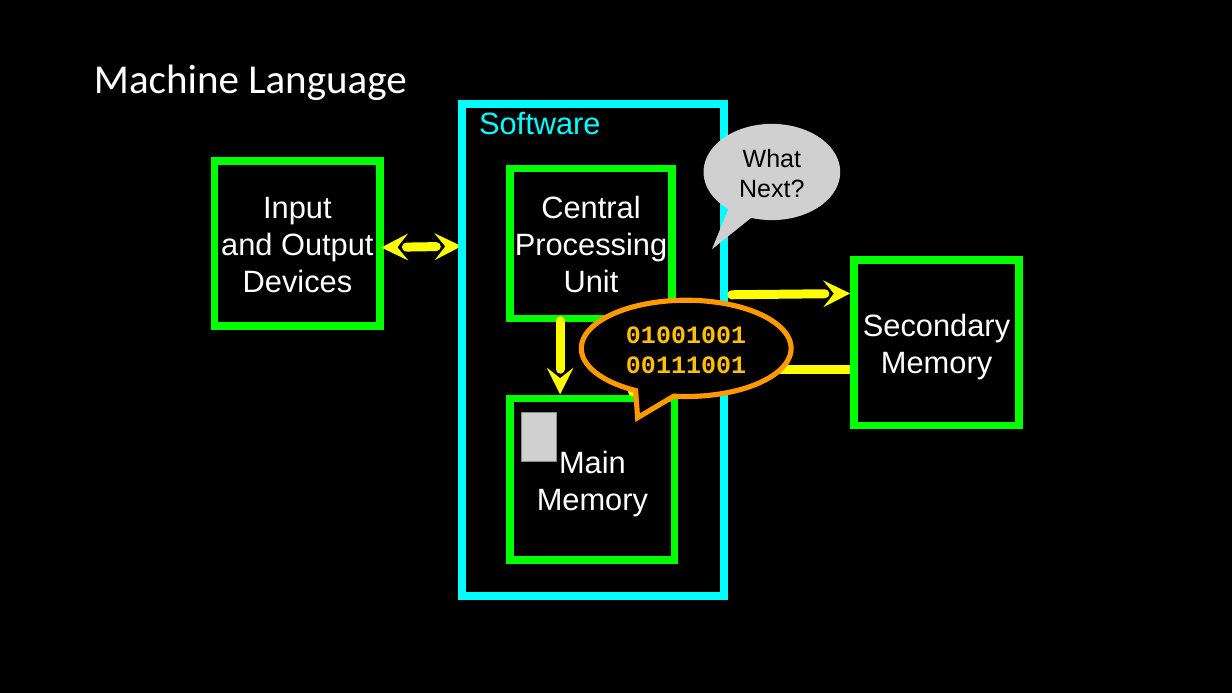
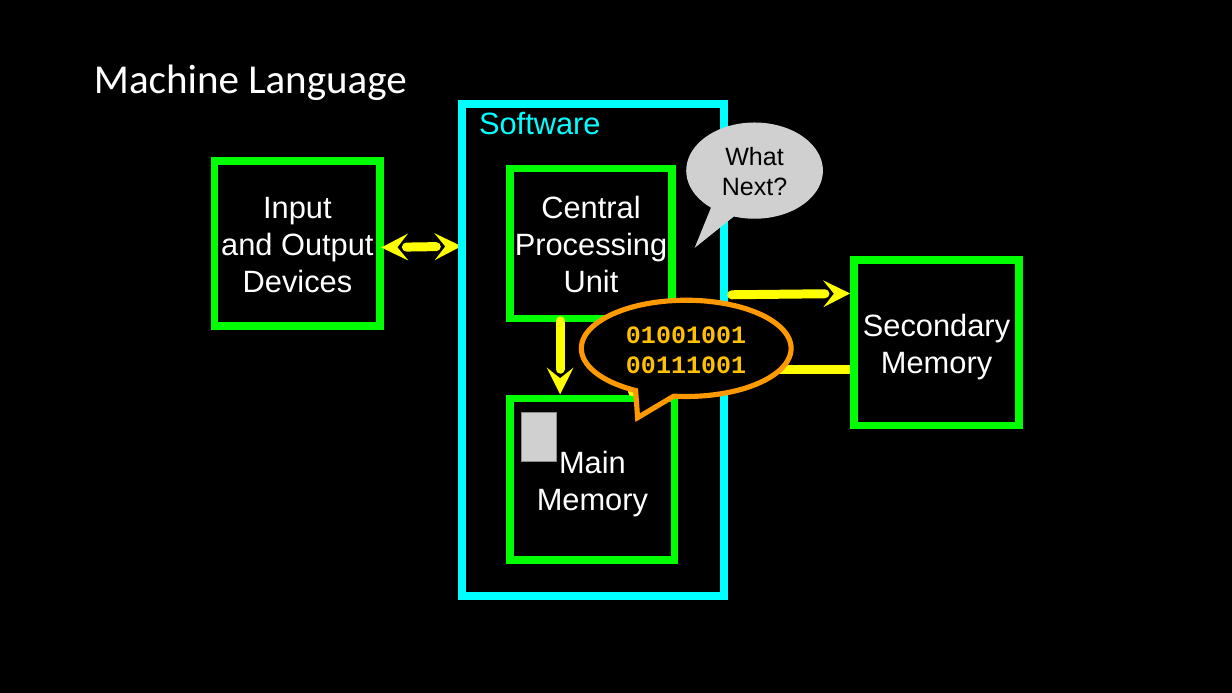
Before and after one commit to csev/ca4e, a slide deck: slide 7 of lectures/04-DigitalLogic.pptx. Drawn at 1232x693 pixels with LibreOffice and Linux fonts; fonts in the diff are those of the drawing; grey boxes stand for pictures. Boxes give left, top, right and bottom in pixels: in the first picture for what was removed or moved away, otherwise in the second. Text is boxed around its words. In the diff, an @@ line names an element or a change of style, - is before the commit and + after.

```diff
--- a/lectures/04-DigitalLogic.pptx
+++ b/lectures/04-DigitalLogic.pptx
@@ picture "What": place and size @@
-picture "What" at (703, 124, 840, 220)
+picture "What" at (687, 123, 823, 219)
```
Also in this commit, not shown: 4 other slides changed, 3 other files.
